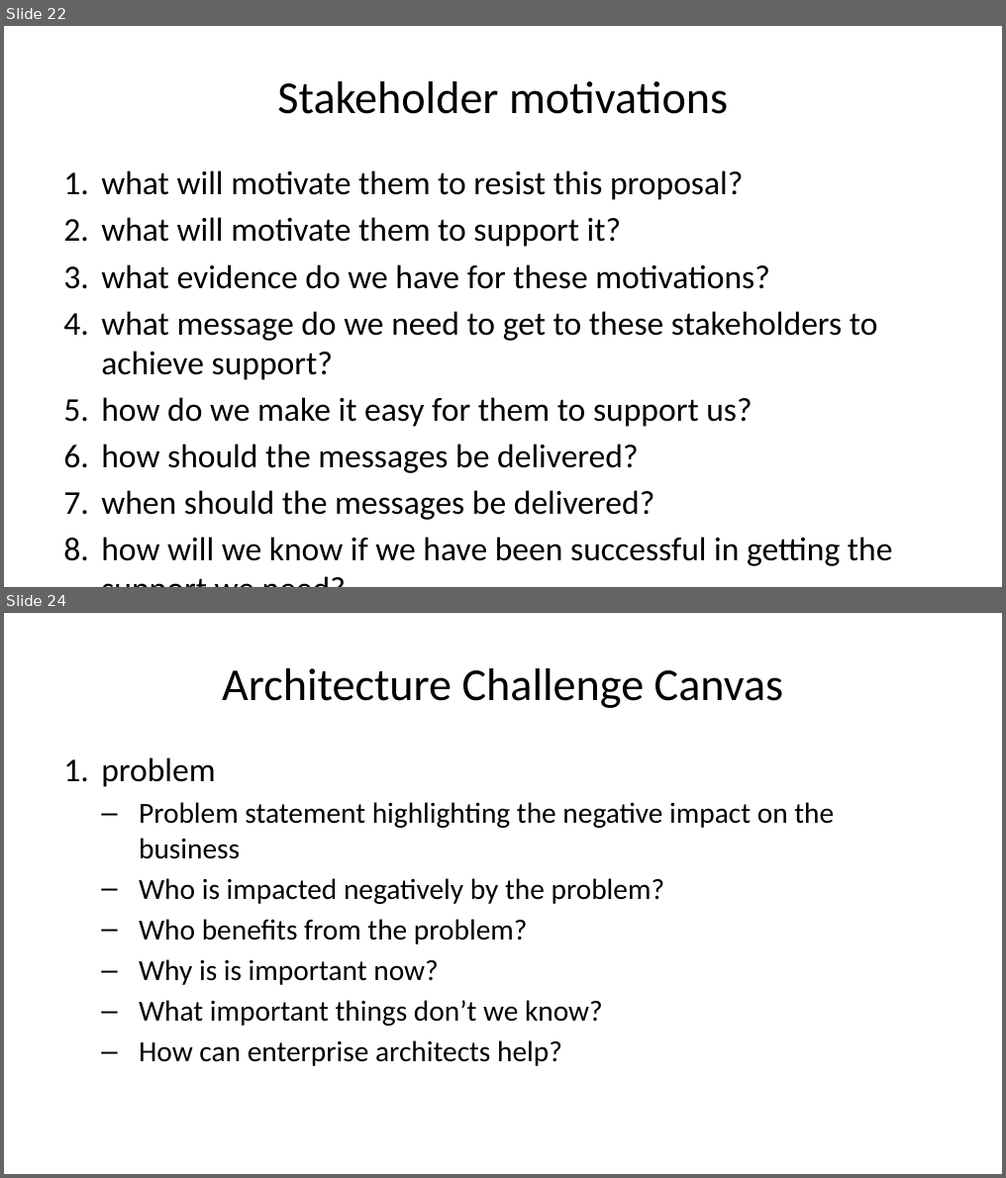
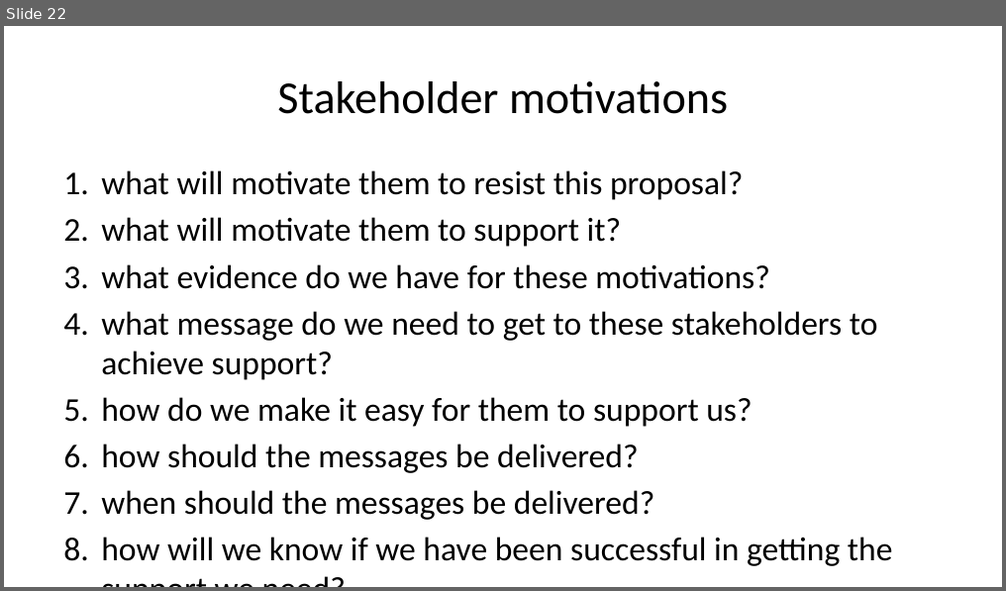
Before and after one commit to Open-Archypelago/Archypelago, a slide deck: building-blocks/problem-statement/Architecture-Challenge.pptx. Shown one above the other, each under a label of ours: slides 22 and 24 before the commit, slide 22 after it; the slides between them are not shown. The pictures are 1006x1178 and 1006x591 pixels, drawn with LibreOffice and Linux fonts; fonts in the diff are those of the drawing. Boxes give left, top, right and bottom in pixels: in the first picture for what was removed or moved away, otherwise in the second. Text is boxed around its words. In the diff, an @@ line names an element or a change of style, - is before the commit and + after.

```diff
--- a/building-blocks/problem-statement/Architecture-Challenge.pptx
+++ b/building-blocks/problem-statement/Architecture-Challenge.pptx
@@ slide 24 removed at (4,613,1002,1174), background #FFFFFF @@
@@ title removed at (222,668,784,708) @@
-Architecture Challenge Canvas
@@ text removed at (101,758,834,1066) @@
-1. problem
-  – Problem statement highlighting the negative impact on the business
-  – Who is impacted negatively by the problem?
-  – Who benefits from the problem?
-  – Why is is important now?
-  – What important things don’t we know?
-  – How can enterprise architects help?
```
Also in this commit, not shown: 14 slides changed, 1 other slide removed, 8 other files.
